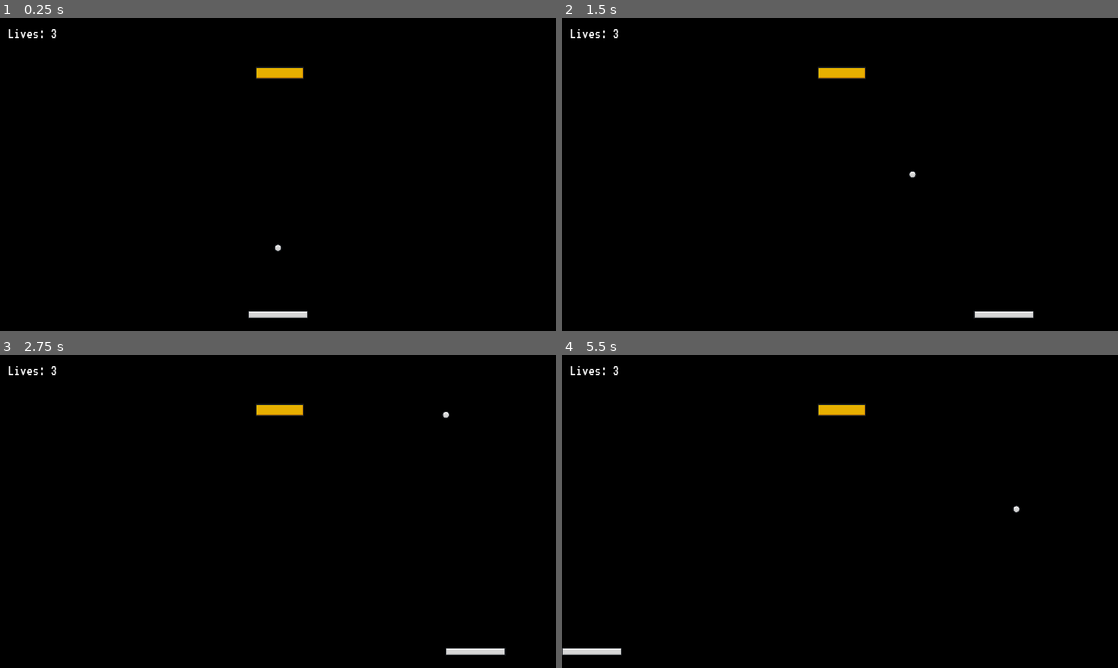
Above: before the commit, frames 1-4 (two rows, left to right).
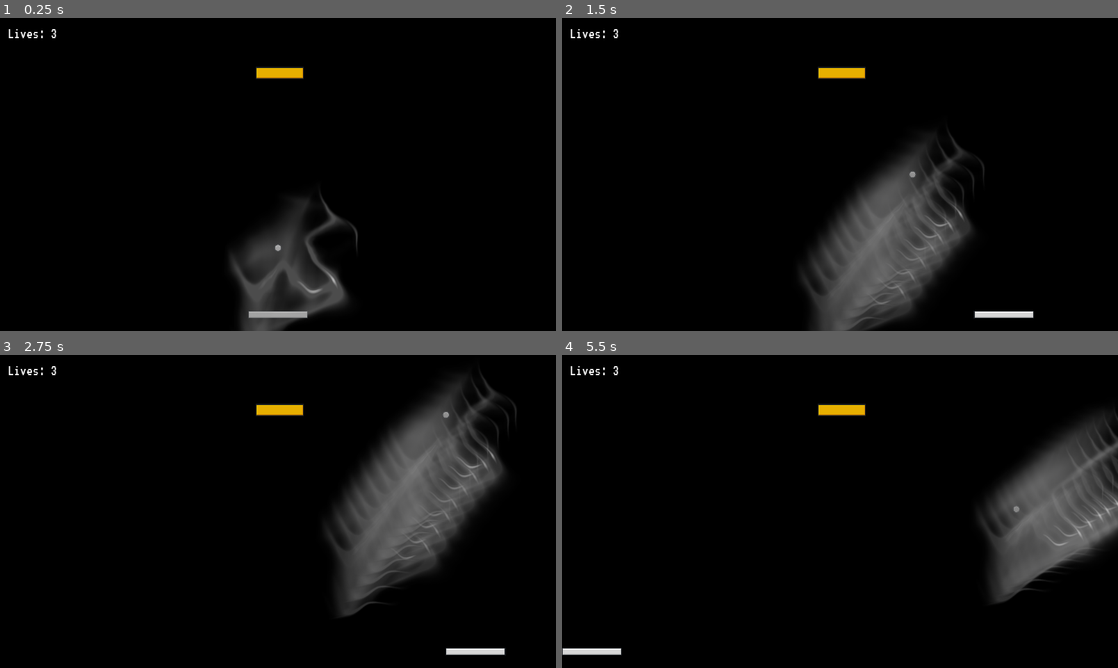
Above: after the commit, the same moments.

Repository: jahernandez16/BrickBreaker
Game: Godot game, scene res://Scenes/main.tscn
The game is run twice, just before and just after one commit, with the same random seed, the same clock (stepped at 60 frames per second) and the same inputs.
Inputs:
- Up to frame 1 (0.25 s): no input
- Up to frame 2 (1.5 s): hold D (right) 0.53-1.28 s; hold A (left) from 1.28 s (still down)
- Up to frame 3 (2.75 s): release A (left) at 2.03 s; hold D (right) from 2.03 s (still down)
- Up to frame 4 (5.5 s): release D (right) at 3.53 s; hold A (left) from 3.53 s (still down)

The runs differ from the first frame. In frame 1, 5.3% of the frame differs, in the area x 41-65%, y 56-100%; in frame 2, 11%; in frame 3, 13%, in the area x 58-93%, y 6-84%; in frame 4, 9.1%.

Commit message:
added a flame particle

Diff:
--- a/Scenes/main.tscn
+++ b/Scenes/main.tscn
@@ -1,9 +1,10 @@
-[gd_scene load_steps=8 format=3 uid="uid://dl1cs3vnaemdg"]
+[gd_scene load_steps=9 format=3 uid="uid://dl1cs3vnaemdg"]
 
 [ext_resource type="PackedScene" uid="uid://d4f0dh4k7yuix" path="res://Scenes/paddle.tscn" id="1_d25i7"]
 [ext_resource type="PackedScene" uid="uid://bfi0vsbaatnj4" path="res://Scenes/ball.tscn" id="2_f0eid"]
 [ext_resource type="PackedScene" uid="uid://tb5whxdkf7qa" path="res://Scenes/wall.tscn" id="3_leste"]
 [ext_resource type="PackedScene" uid="uid://dyyxtd3qn6mdi" path="res://Scenes/death_zone.tscn" id="4_jvu0o"]
+[ext_resource type="PackedScene" uid="uid://df4g6hwkgijth" path="res://flame.tscn" id="4_on3u7"]
 [ext_resource type="PackedScene" uid="uid://cthsrqj7moamg" path="res://Scenes/ui.tscn" id="5_3eytw"]
 [ext_resource type="Script" path="res://Scripts/brick_spawner.gd" id="6_liyiq"]
 [ext_resource type="PackedScene" uid="uid://dc8kywllrw7mw" path="res://Scenes/brick.tscn" id="7_chgjj"]
@@ -25,6 +26,11 @@
 collision_mask = 14
 death_zone = NodePath("../DeathZone")
 ui = NodePath("../UI")
+
+[node name="flame" parent="Ball" instance=ExtResource("4_on3u7")]
+scale = Vector2(0.5, 0.5)
+amount = 8
+trail_lifetime = 0.1
 
 [node name="Walls" type="Node" parent="."]
 
--- a/Scripts/ball.gd
+++ b/Scripts/ball.gd
@@ -17,6 +17,8 @@
 
 @onready var collision_shape_2d = $CollisionShape2D
 
+@onready var flame = $flame
+var flame_rotation = 1
 
 func _ready():
 	ui.set_lives(lives)
--- /dev/null
+++ b/flame.tscn
@@ -0,0 +1,14 @@
+[gd_scene load_steps=3 format=3 uid="uid://df4g6hwkgijth"]
+
+[ext_resource type="Texture2D" uid="uid://c4lwb85qi1i36" path="res://Assets/flame_03.png" id="1_offwq"]
+
+[sub_resource type="ParticleProcessMaterial" id="ParticleProcessMaterial_45568"]
+particle_flag_disable_z = true
+gravity = Vector3(0, 98, 0)
+orbit_velocity_min = 0.0
+orbit_velocity_max = 0.0
+
+[node name="flame" type="GPUParticles2D"]
+amount = 1
+process_material = SubResource("ParticleProcessMaterial_45568")
+texture = ExtResource("1_offwq")
Binary file added: Assets/Poison Cloud.gif
Binary file added: Assets/Poison Cloud1.png
Not shown, added: Assets/Poison Cloud1.png.import
Binary file added: Assets/flame_03.png
Not shown, added: Assets/flame_03.png.import
